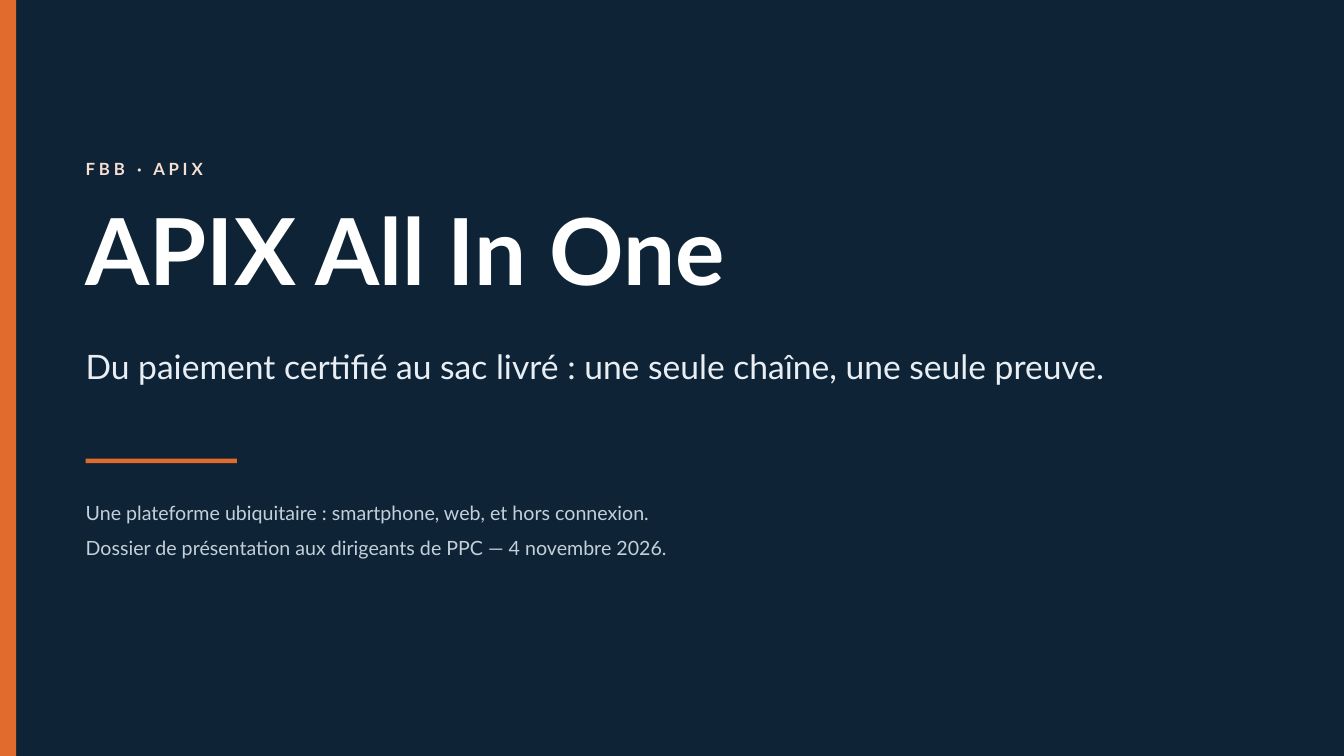
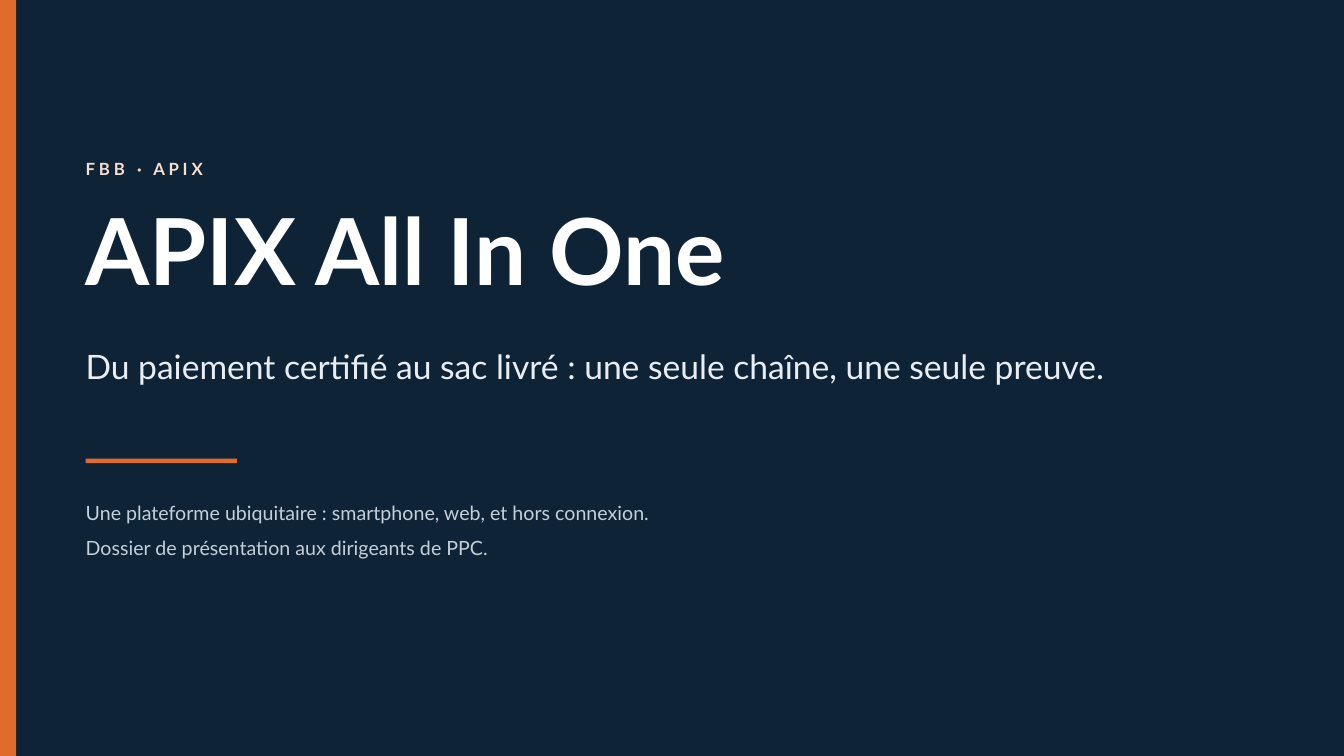
Before and after one commit to dilevembamu12/fbb-ppc-apix, a slide deck: slide 1 of dist/pptx/APIX-All-In-One-Presentation-PPC.pptx. Drawn at 1344x756 pixels with LibreOffice and Linux fonts; fonts in the diff are those of the drawing; background and template pictures are left out. Boxes give left, top, right and bottom in pixels: in the first picture for what was removed or moved away, otherwise in the second. Text is boxed around its words. In the diff, an @@ line names an element or a change of style, - is before the commit and + after.

```diff
--- a/dist/pptx/APIX-All-In-One-Presentation-PPC.pptx
+++ b/dist/pptx/APIX-All-In-One-Presentation-PPC.pptx
@@ text at (86, 540, 487, 559): text changed @@
-Dossier de présentation aux dirigeants de PPC — 4 novembre 2026.
+Dossier de présentation aux dirigeants de PPC.
```
Also in this commit, not shown: 20 other slides changed, 29 other files.
